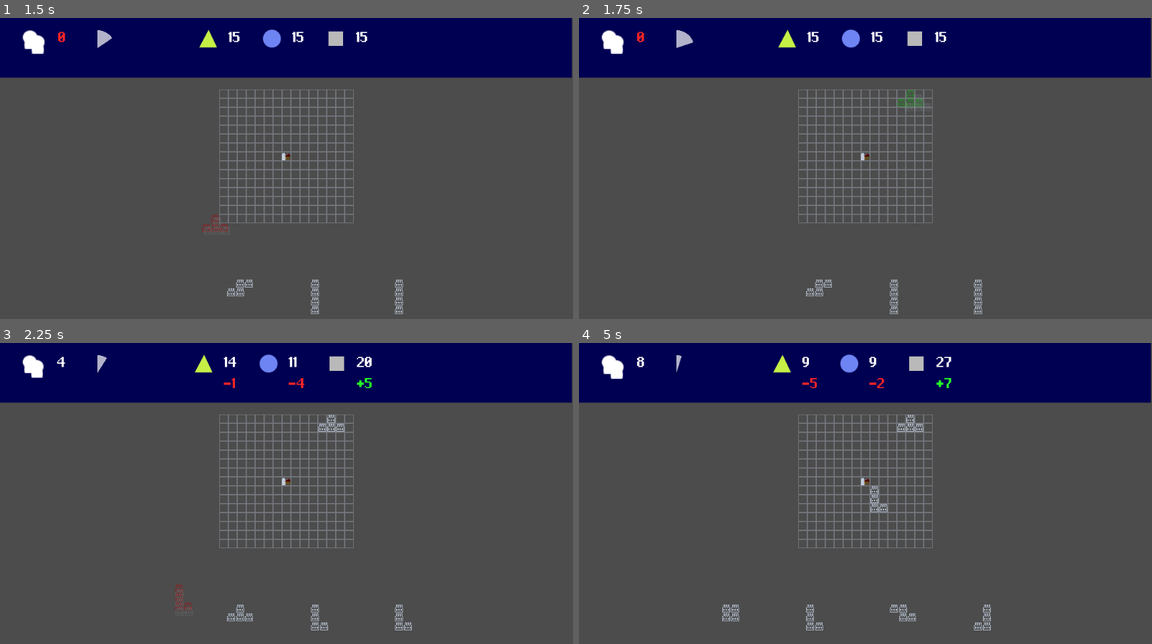
Above: before the commit, frames 1-4 (two rows, left to right).
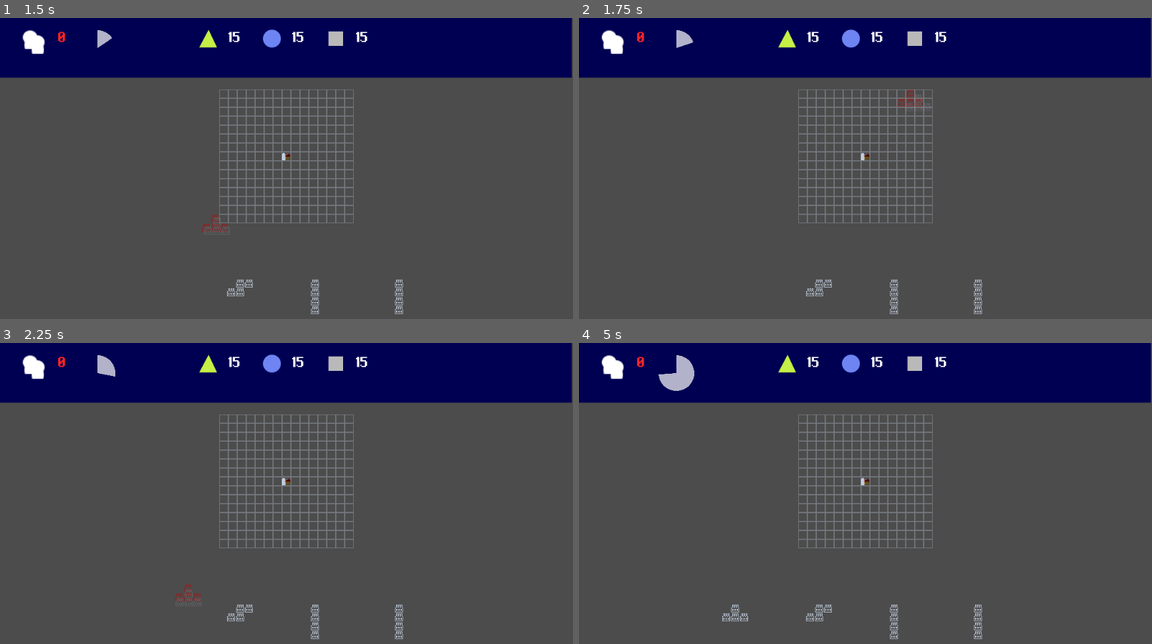
Above: after the commit, the same moments.

Repository: T4g1/gd-wildjam13
Game: Godot game, scene res://main.tscn
The game is run twice, just before and just after one commit, with the same random seed, the same clock (stepped at 60 frames per second) and the same inputs.
Inputs (mouse positions are in pixels of both pictures, inside the frame that each line leads up to):
- Up to frame 1 (1.5 s): click "Play" at 0.5 s; tap Enter at 1.25 s; drag from (160, 297) to (343, 111) at 1.27 s
- Up to frame 2 (1.75 s): no input
- Up to frame 3 (2.25 s): drag from (160, 622) to (257, 577) at 2.02 s
- Up to frame 4 (5 s): move the mouse to (825, 622) at 2.77 s; hold Right (ui_right) 2.78-3.5 s; click (825, 622) at 2.92 s; drag from (905, 622) to (693, 460) at 3.52 s; drag from (991, 622) to (894, 511) at 4.27 s

Frame 1 is identical in both runs. In frame 2, less than 0.1% of the frame differs, in the area x 55-61%, y 23-30%; in frame 3, 1.1%; in frame 4, 1.6%, in the area x 10-72%, y 3-99%.

Commit message:
[fix] Cannot merge city alone

Diff:
--- a/nodes/City/City.gd
+++ b/nodes/City/City.gd
@@ -21,6 +21,7 @@
 
 	var starting_city = bloc_scene.instance()
 	starting_city.production = 0
+	starting_city.consumption = 0
 
 	$Grid.set_cell(starting_point.x, starting_point.y, 1)
 	$Blocs.add_child(starting_city)
@@ -70,21 +71,41 @@
 func is_valid_placement(polymino):
 	var cell_position = get_cell_position(polymino)
 
-	# Check placement
-	var is_valid = true
+	# Check placement is empty
+	var check_pile : Array = []
+	var is_empty = true
 	for x in range(polymino.TETROMINO_SIZE):
 		for y in range(polymino.TETROMINO_SIZE):
 			if !polymino.get_node("Grid").is_free(x, y):
 				var city_position = Vector2(cell_position.x + x, cell_position.y + y)
+				check_pile.append(Vector2(city_position.x,     city_position.y))
+				check_pile.append(Vector2(city_position.x + 1, city_position.y))
+				check_pile.append(Vector2(city_position.x - 1, city_position.y))
+				check_pile.append(Vector2(city_position.x,     city_position.y + 1))
+				check_pile.append(Vector2(city_position.x,     city_position.y - 1))
+
 				if city_position.x >= 0 and  \
 					city_position.x < $Grid.grid_size and \
 					city_position.y >= 0 and  \
 					city_position.y < $Grid.grid_size:
-					is_valid = is_valid and $Grid.is_free(cell_position.x + x, cell_position.y + y)
+					is_empty = is_empty and $Grid.is_free(cell_position.x + x, cell_position.y + y)
 				else:
-					is_valid = false
+					is_empty = false
+					break
 
-	return is_valid
+	# Check one adjacent tile is not empty
+	var is_adjacent = false
+	print(check_pile.size())
+	for position in check_pile:
+		#print(position)
+		if !$Grid.is_free(position.x, position.y):
+			is_adjacent = true
+			break
+
+	if is_adjacent:
+		print("neighboor")
+
+	return is_empty and is_adjacent
 
 # At which cells over the city is the most upper-left cell of the polymino
 func get_cell_position(polymino):
--- a/scenes/Game/game.gd
+++ b/scenes/Game/game.gd
@@ -33,10 +33,10 @@
 	start_game()
 
 func start_game():
-	player_city.reset()
-
 	timer.start()
 	resources_manager.reset()
+
+	player_city.reset()
 
 	# Set gui to init values
 	gui.update_resources(resources_manager.resources)
